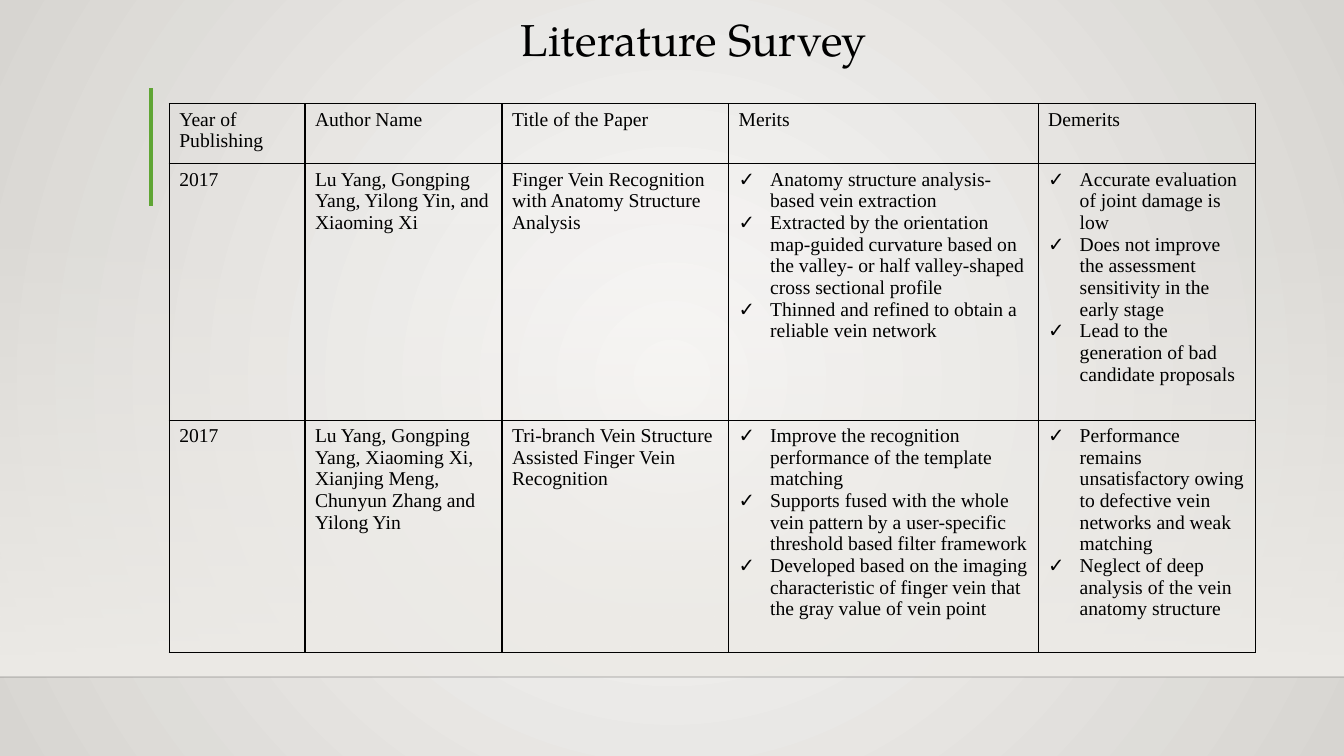
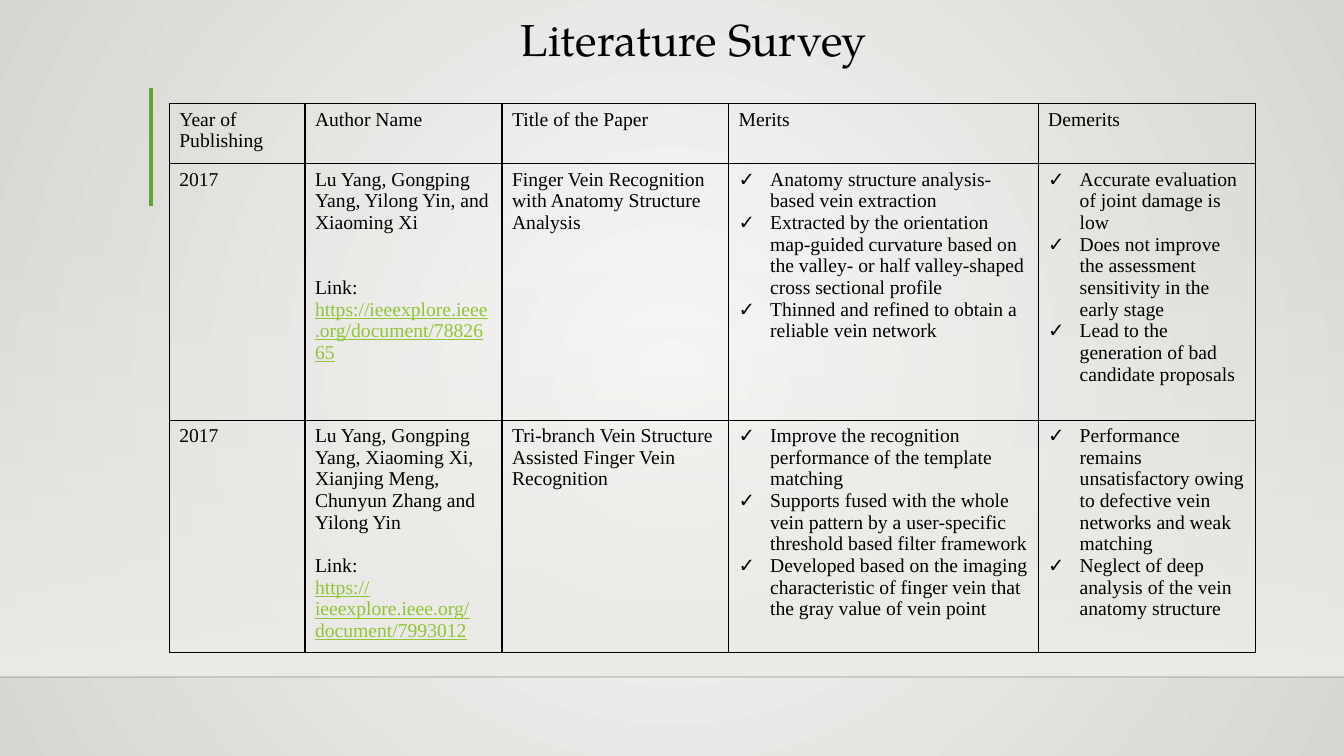
Before and after one commit to batch-B3/Biometric-Finger-Vein-Authentication-Using-Deep-Learning-Algorithm, a slide deck: slide 3 of Project Documents/Batch 3 PPT.pptx. Drawn at 1344x756 pixels with LibreOffice and Linux fonts; fonts in the diff are those of the drawing; background and template pictures are left out. Boxes give left, top, right and bottom in pixels: in the first picture for what was removed or moved away, otherwise in the second. Text is boxed around its words. In the diff, an @@ line names an element or a change of style, - is before the commit and + after.

```diff
--- a/Project Documents/Batch 3 PPT.pptx
+++ b/Project Documents/Batch 3 PPT.pptx
@@ table at (169,104,1256,665) @@
-row 2, column 2: Lu Yang, Gongping Yang, Yilong Yin, and Xiaoming Xi
+row 2, column 2: Lu Yang, Gongping Yang, Yilong Yin, and Xiaoming Xi / Link: https://ieeexplore.ieee.org/document/7882665
-row 3, column 2: Lu Yang, Gongping Yang, Xiaoming Xi, Xianjing Meng, Chunyun Zhang and Yilong Yin
+row 3, column 2: Lu Yang, Gongping Yang, Xiaoming Xi, Xianjing Meng, Chunyun Zhang and Yilong Yin / Link: / https://ieeexplore.ieee.org/document/7993012
```
Also in this commit, not shown: 9 other slides changed, 1 other file.
